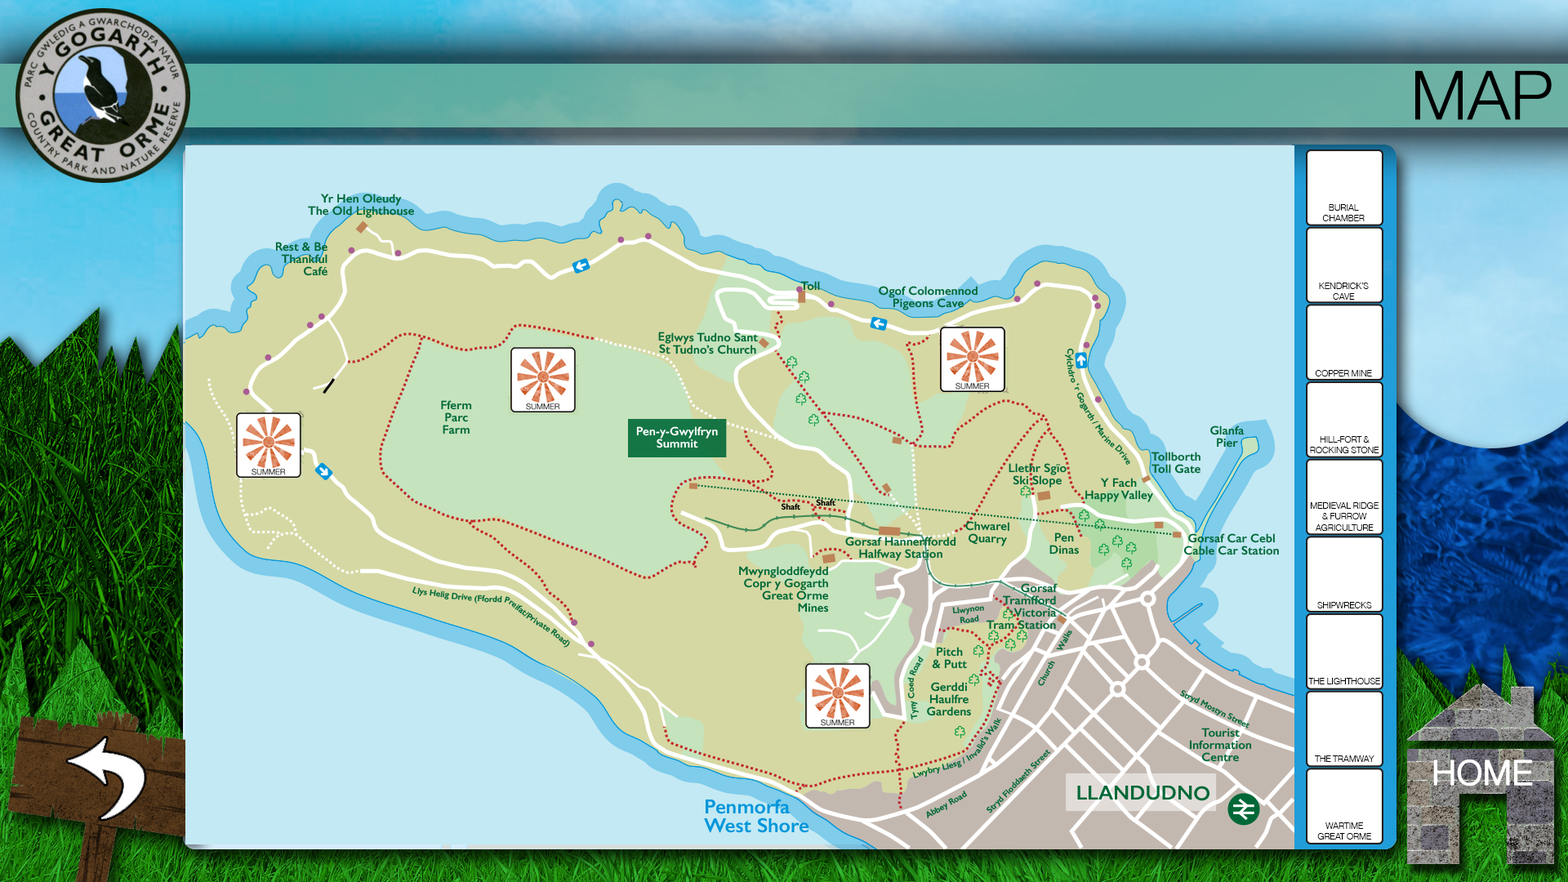
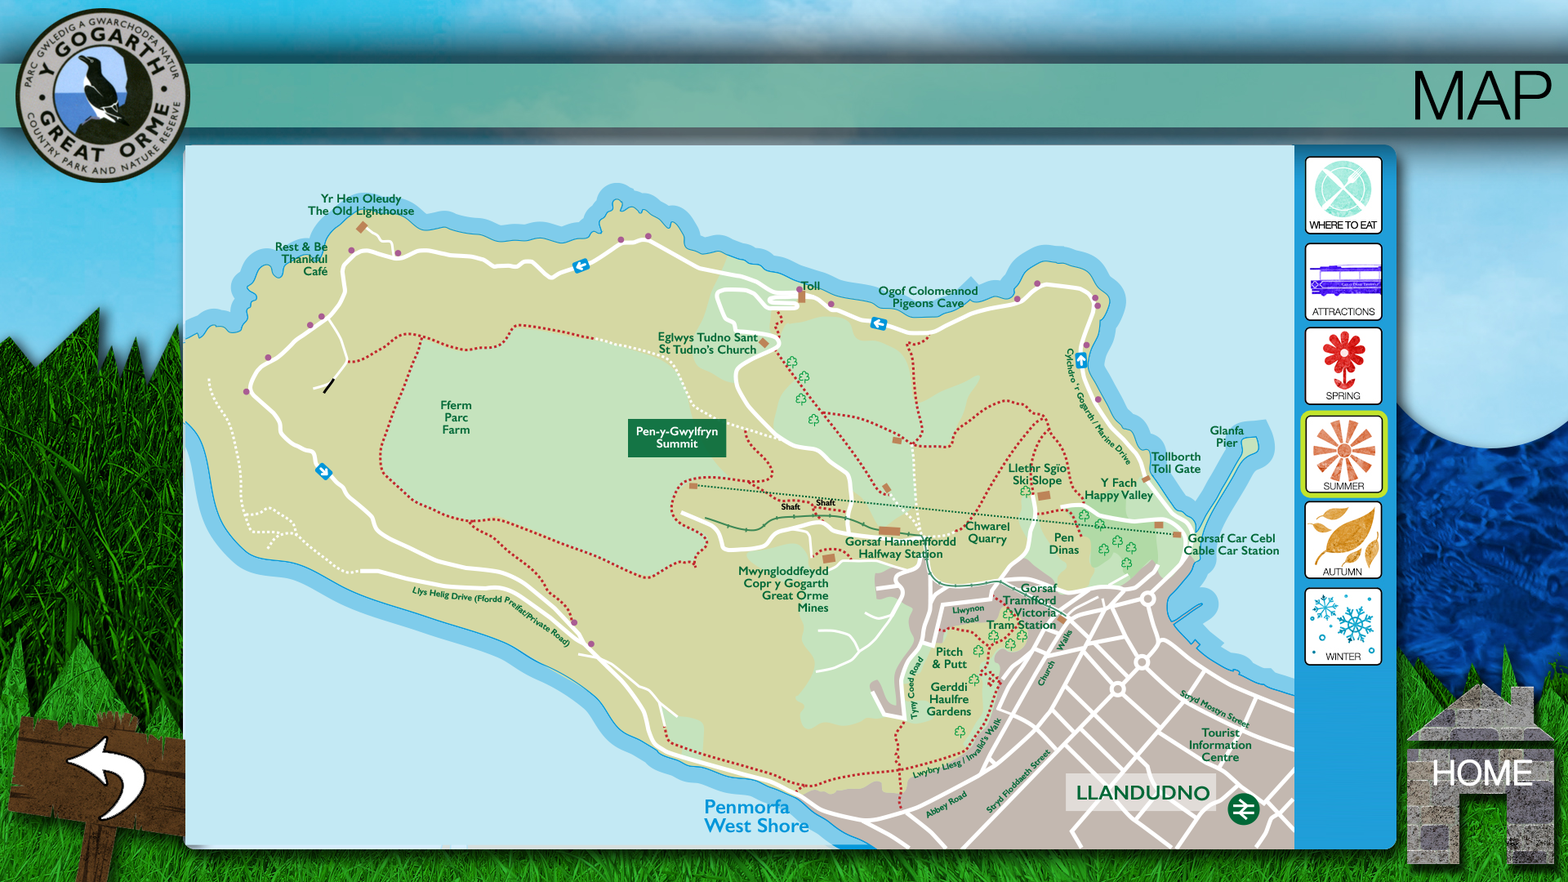
The second (1568, 882) image is a revision of the first. Changes to its layers:
removed layer "Layer 1" over [939, 325, 1009, 394]
removed layer "Layer 2" over [507, 344, 579, 415]
hid "Layer 3", painted on it over [234, 155, 1383, 481]
painted on "Layer 4" over [803, 414, 1384, 731]
removed layer "Layer 5" over [185, 147, 1395, 850]
painted on "Layer 0" over [185, 147, 1395, 850]